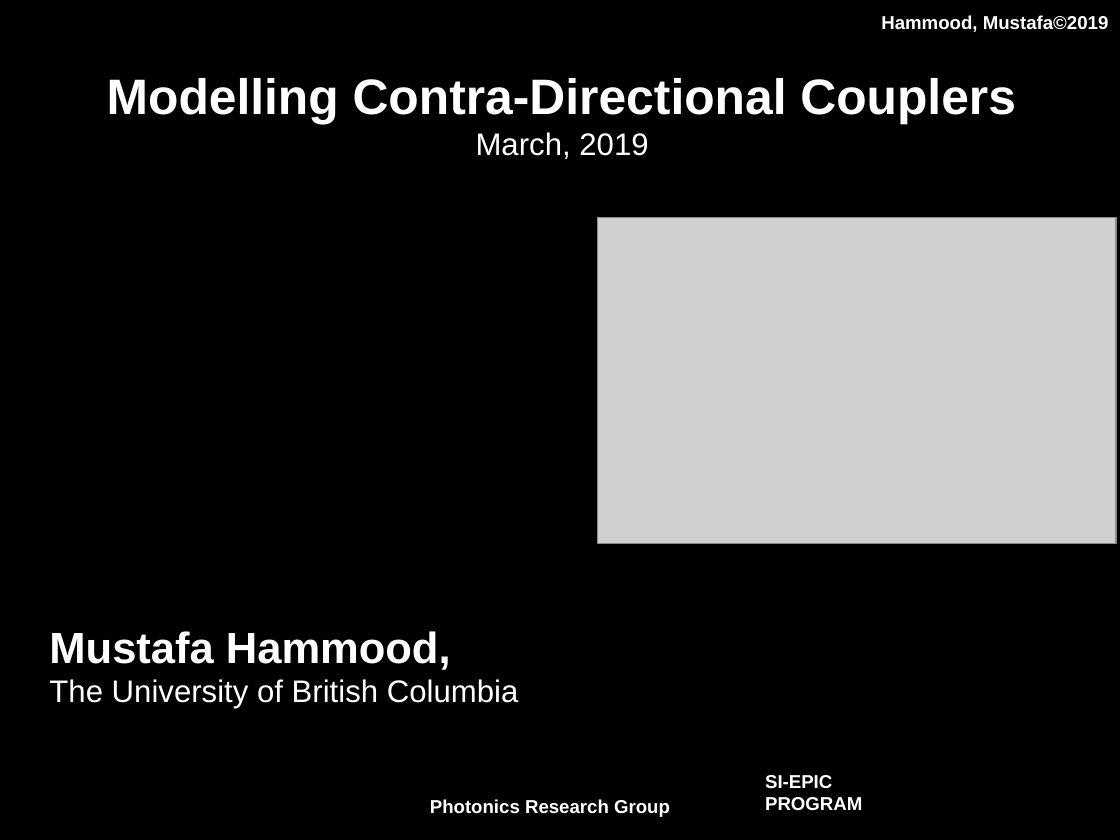
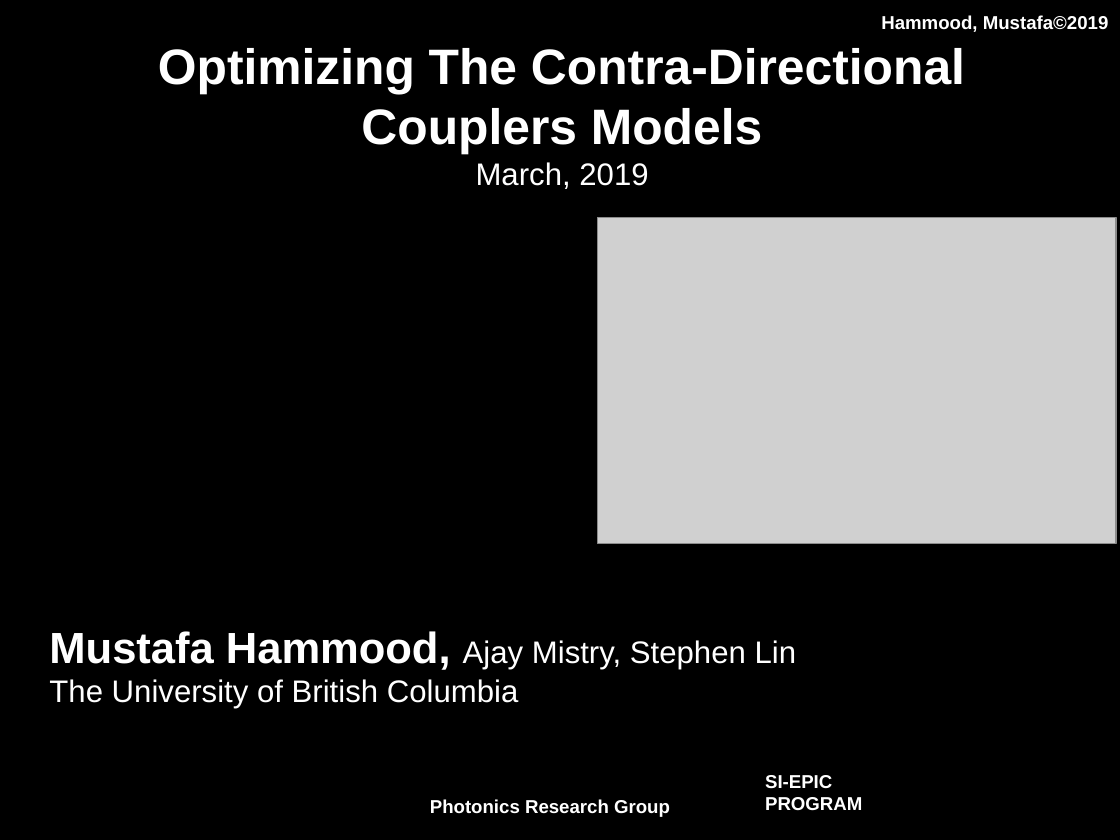
Before and after one commit to mustafacc/SiEPIC_Photonics_Package, a slide deck: slide 1 of SiEPIC_Photonics_Package/solvers_simulators/contraDC/Documentation/contraDC_Simulator.pptx. Drawn at 1120x840 pixels with LibreOffice and Linux fonts; fonts in the diff are those of the drawing; grey boxes stand for pictures; background and template pictures are left out. Boxes give left, top, right and bottom in pixels: in the first picture for what was removed or moved away, otherwise in the second. Text is boxed around its words. In the diff, an @@ line names an element or a change of style, - is before the commit and + after.

Commit message:
solvers: contraDC: added method to find kappa via EME analysis

```diff
--- a/SiEPIC_Photonics_Package/solvers_simulators/contraDC/Documentation/contraDC_Simulator.pptx
+++ b/SiEPIC_Photonics_Package/solvers_simulators/contraDC/Documentation/contraDC_Simulator.pptx
@@ title at bbox=[158, 48, 965, 189]: text changed @@
-Modelling Contra-Directional Couplers
-March, 2019
+Optimizing The Contra-Directional Couplers Models
+March, 2019
@@ text at bbox=[49, 631, 797, 670]: text changed; size 28 to 20 pt; bold off @@
-Mustafa Hammood,
+Mustafa Hammood, Ajay Mistry, Stephen Lin
```
Also in this commit, not shown: 3 other slides changed, 1 slide added, 11 other files.
